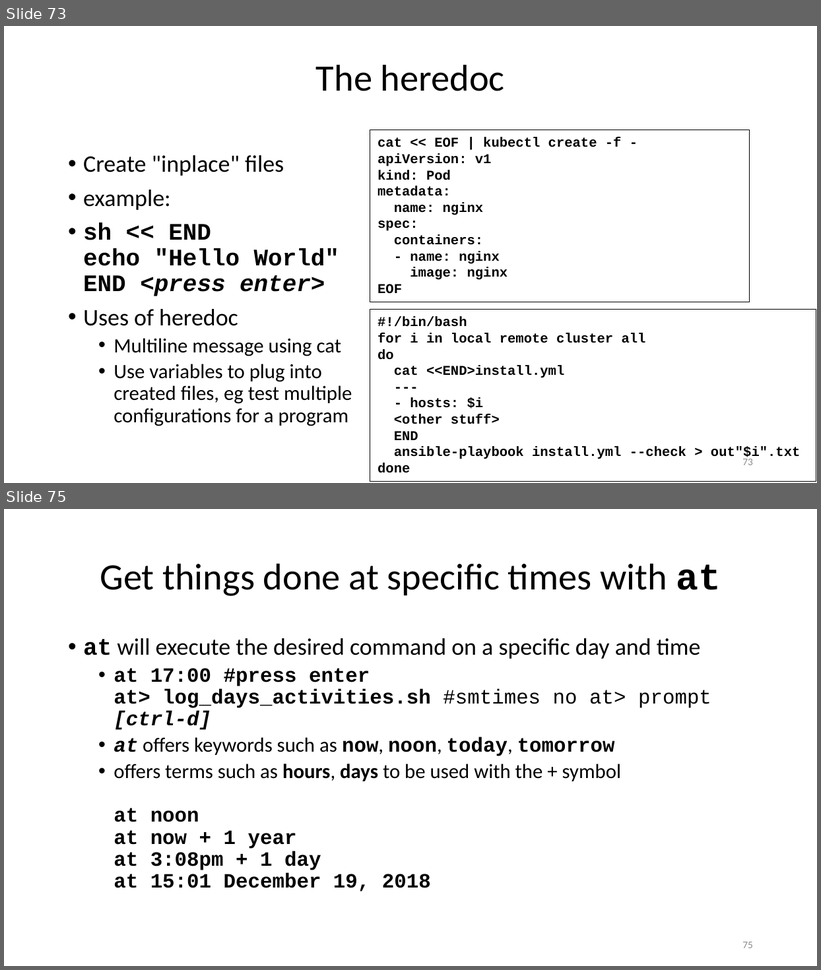
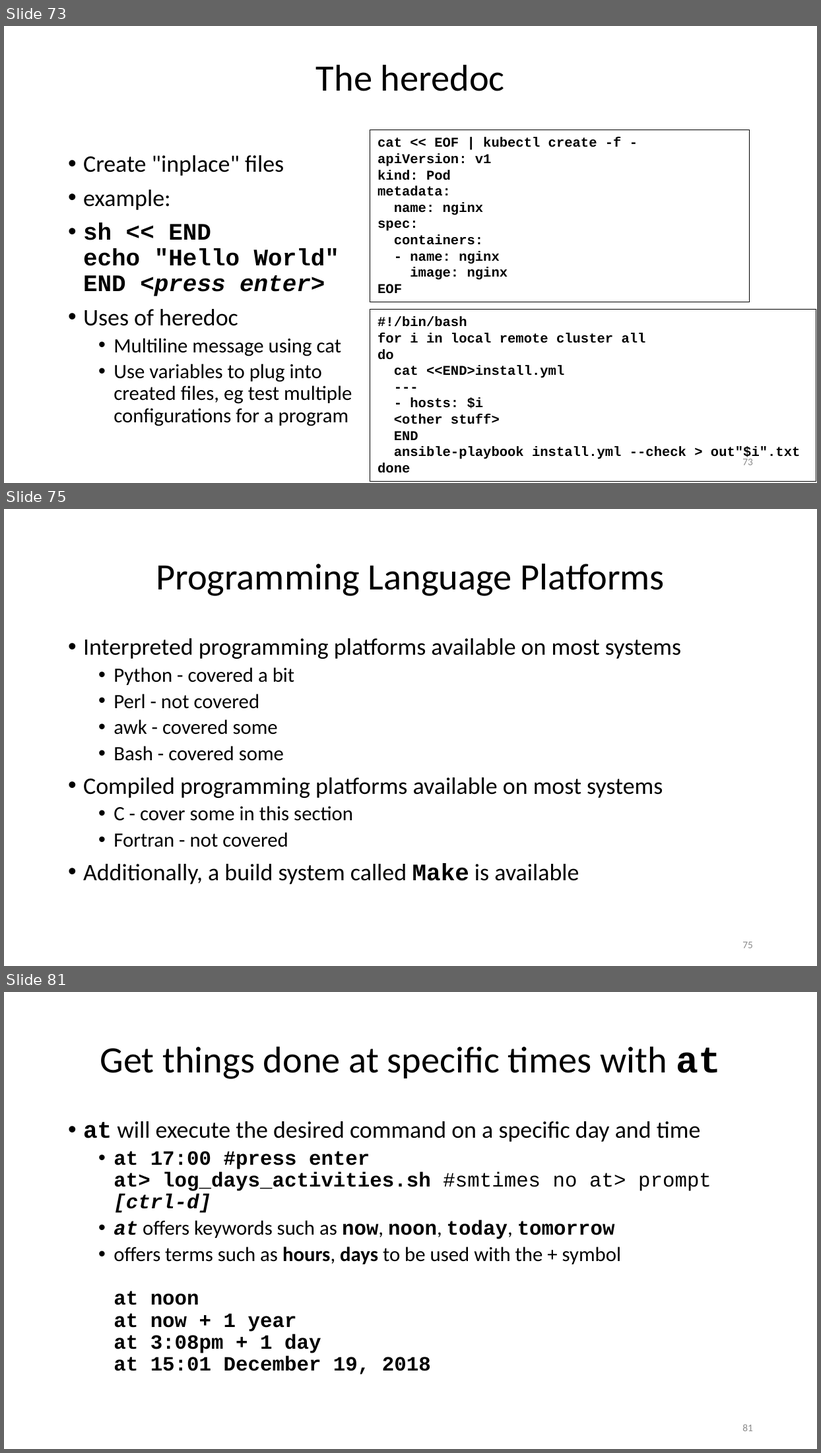
Before and after one commit to ketancmaheshwari/lisa19, a slide deck: lpt_LISA.pptx. Shown one above the other, each under a label of ours: slides 73 and 75 before the commit, slides 73, 75 and 81 after it; the slides between them are not shown. The pictures are 821x970 and 821x1453 pixels, drawn with LibreOffice and Linux fonts; fonts in the diff are those of the drawing. Boxes give left, top, right and bottom in pixels: in the first picture for what was removed or moved away, otherwise in the second. Text is boxed around its words. In the diff, an @@ line names an element or a change of style, - is before the commit and + after.

Commit message:
Added a section on program development

```diff
--- a/lpt_LISA.pptx
+++ b/lpt_LISA.pptx
@@ slide 75 added at [4,509,817,966], background #FFFFFF @@
@@ title added at [156,563,664,596], 33 pt, text #000000 @@
+Programming Language Platforms
@@ text added at [83,638,681,885], 21 pt, text #000000 @@
+• Interpreted programming platforms available on most systems
+  • Python - covered a bit
+  • Perl - not covered
+  • awk - covered some
+  • Bash - covered some
+• Compiled programming platforms available on most systems
+  • C - cover some in this section
+  • Fortran - not covered
+• Additionally, a build system called Make is available
@@ page number added at [743,942,753,949], 9 pt, text #8C8C8C @@
+75
@@ what was slide 75 is now slide 81 @@
@@ page number at [743,1424,753,1432]: text changed @@
-75
+81
```
Also in this commit, not shown: 3 slides changed, 5 other slides added, 1 other file.
